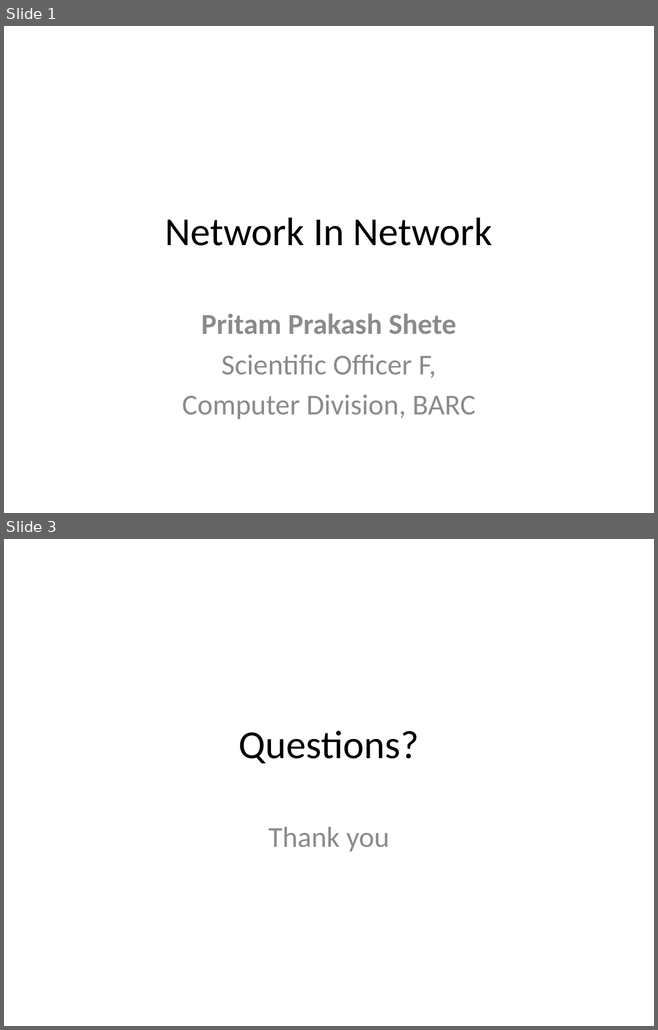
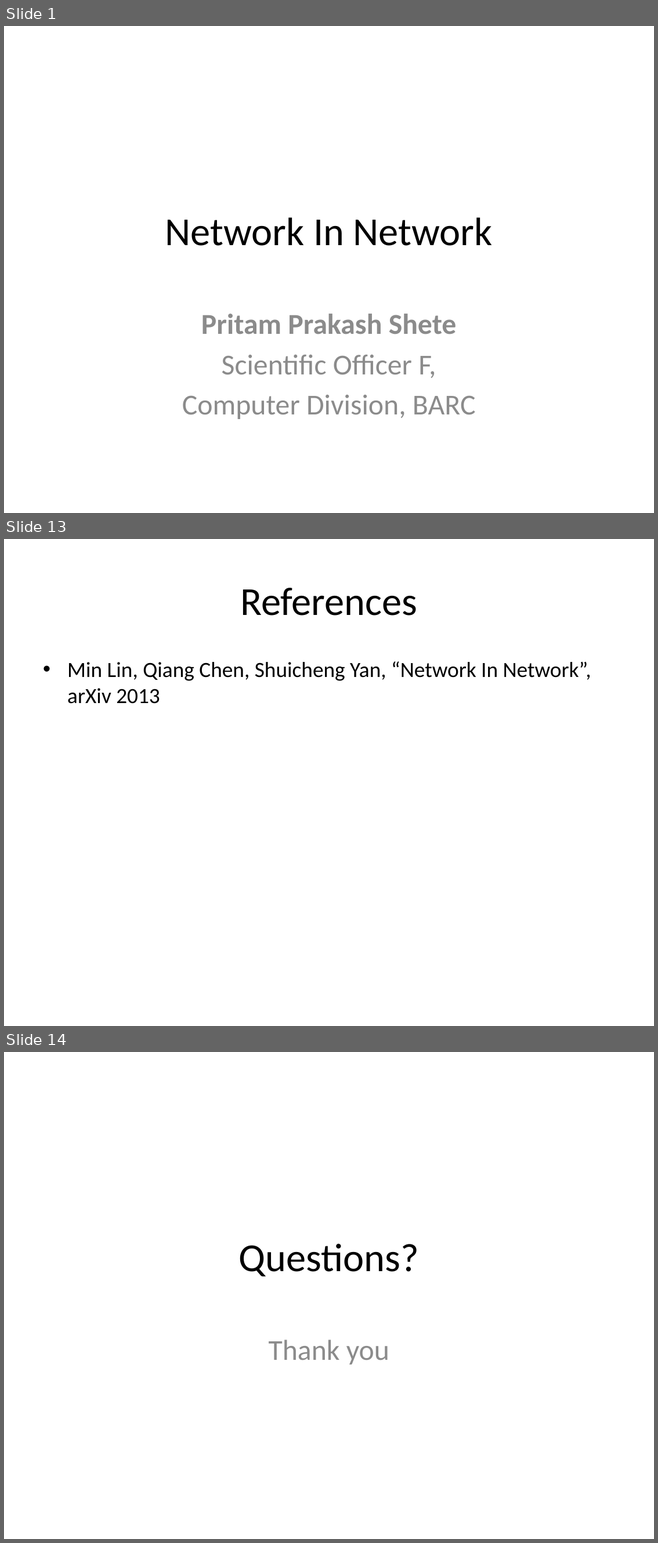
Before and after one commit to look4pritam/ArtificialIntelligence, a slide deck: presentations/CNN/NetworkInNetwork.pptx. Shown one above the other, each under a label of ours: slides 1 and 3 before the commit, slides 1, 13 and 14 after it; the slides between them are not shown. The pictures are 658x1030 and 658x1543 pixels, drawn with LibreOffice and Linux fonts; fonts in the diff are those of the drawing. Boxes give left, top, right and bottom in pixels: in the first picture for what was removed or moved away, otherwise in the second. Text is boxed around its words. In the diff, an @@ line names an element or a change of style, - is before the commit and + after.

Commit message:
Network in network is added.

```diff
--- a/presentations/CNN/NetworkInNetwork.pptx
+++ b/presentations/CNN/NetworkInNetwork.pptx
@@ slide 13 added at [4, 539, 654, 1026], background #FFFFFF @@
@@ title added at [240, 588, 417, 616], 44 pt, text #000000 @@
+References
@@ text added at [67, 661, 591, 704], 24 pt, text #000000 @@
+• Min Lin, Qiang Chen, Shuicheng Yan, “Network In Network”, arXiv 2013
@@ what was slide 3 is now slide 14 @@
```
Also in this commit, not shown: 11 other slides added, 1 slide removed.
